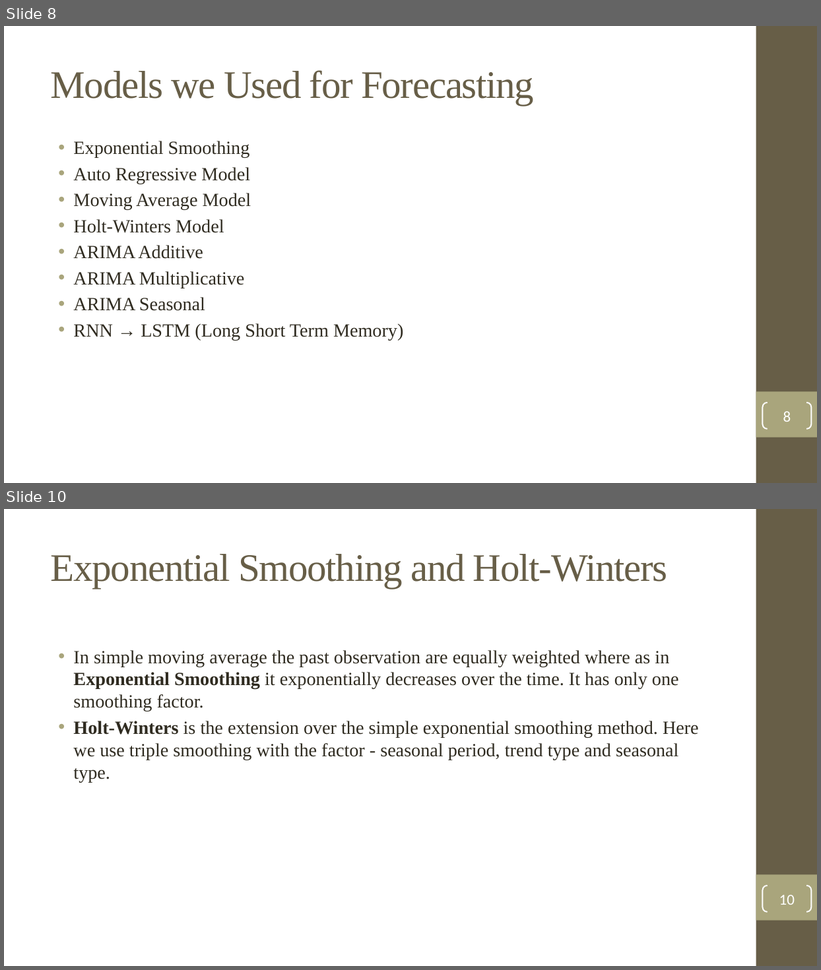
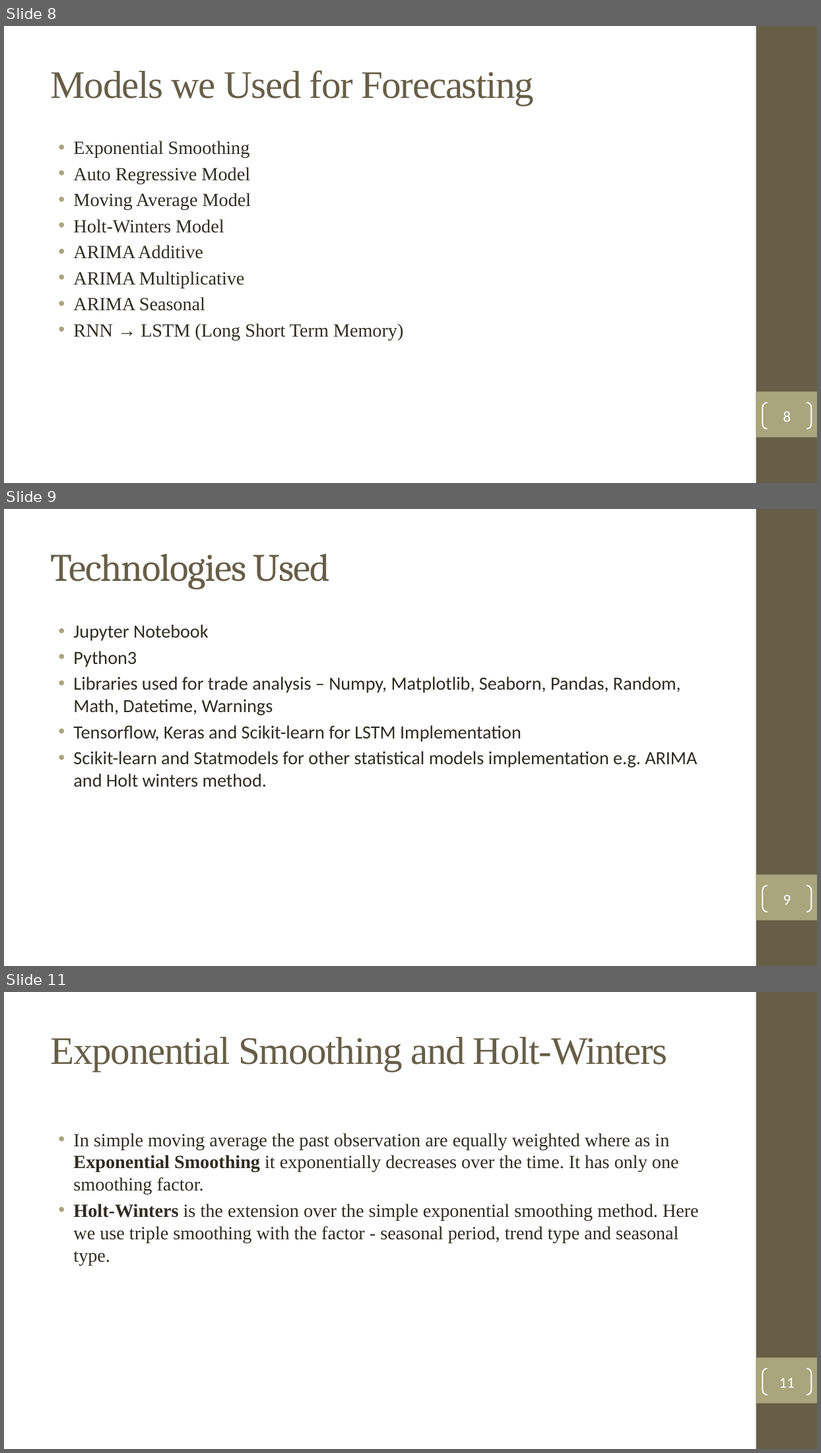
Before and after one commit to ForkedRepositories/Indian-Trade-Data-Analysis-and-Forecasting, a slide deck: Documents/Thesis/Indian Trade Analysis and Forecasting.pptx. Shown one above the other, each under a label of ours: slides 8 and 10 before the commit, slides 8, 9 and 11 after it; the slides between them are not shown. The pictures are 821x970 and 821x1453 pixels, drawn with LibreOffice and Linux fonts; fonts in the diff are those of the drawing; background and template pictures are left out. Boxes give left, top, right and bottom in pixels: in the first picture for what was removed or moved away, otherwise in the second. Text is boxed around its words. In the diff, an @@ line names an element or a change of style, - is before the commit and + after.

Commit message:
grammar check, references, tech used, corrections

```diff
--- a/Documents/Thesis/Indian Trade Analysis and Forecasting.pptx
+++ b/Documents/Thesis/Indian Trade Analysis and Forecasting.pptx
@@ slide 9 added at (x1=4, y1=509, x2=817, y2=966), background picture (left out); not listed: 2 template elements that a slide beside it also shows @@
@@ title added at (x1=51, y1=554, x2=331, y2=590), 46 pt, text #675E47 @@
+Technologies Used
@@ text added at (x1=73, y1=625, x2=697, y2=788), 22 pt, text #2F2B20 @@
+• Jupyter Notebook
+• Python3
+• Libraries used for trade analysis – Numpy, Matplotlib, Seaborn, Pandas, Random, Math, Datetime, Warnings
+• Tensorflow, Keras and Scikit-learn for LSTM Implementation
+• Scikit-learn and Statmodels for other statistical models implementation e.g. ARIMA and Holt winters method.
@@ page number added at (x1=763, y1=886, x2=812, y2=912), outline #FFFFFF 1.5 pt, 18 pt, text #FFFFFF @@
+9
@@ what was slide 10 is now slide 11 @@
@@ page number at (x1=780, y1=1378, x2=795, y2=1388): text changed @@
-10
+11
```
Also in this commit, not shown: 9 slides changed, 1 other slide added.
